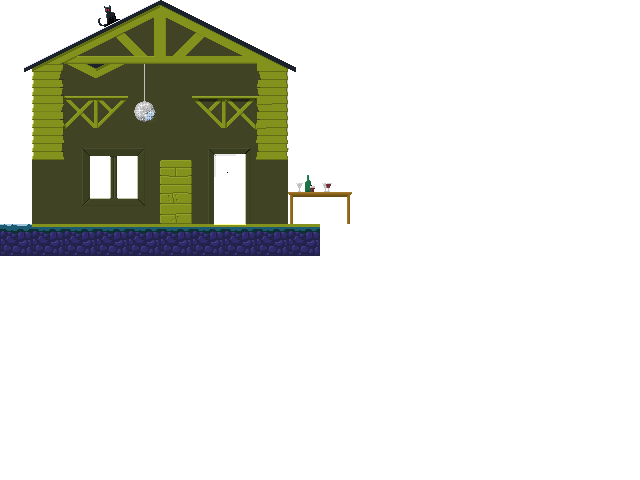
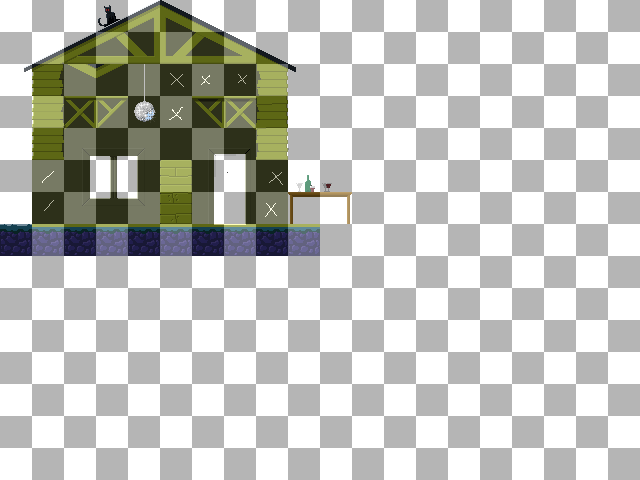
Layer changes from the first 640px x 480px image to the second:
showed "tiles" over [0, 0, 640, 480]
painted on "speculars" over [42, 73, 283, 217]
